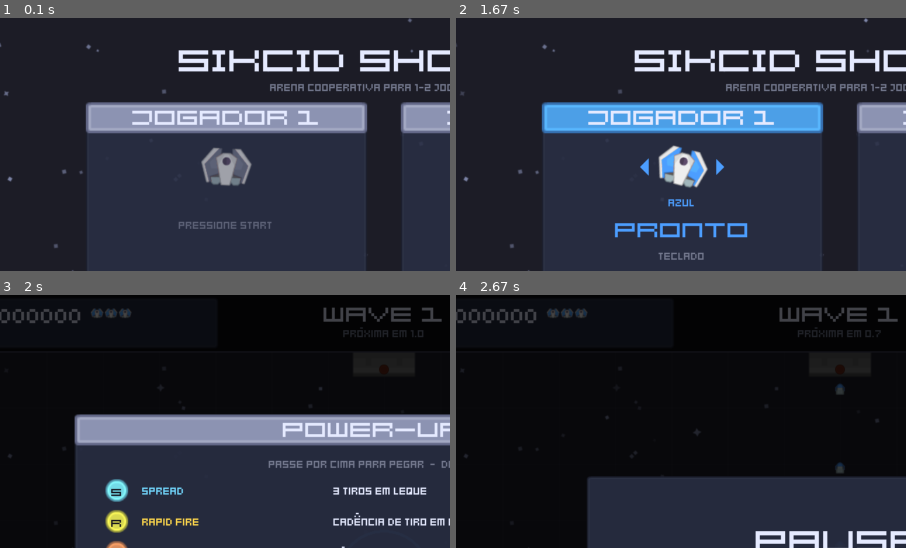
Above: before the commit, frames 1-4 (two rows, left to right).
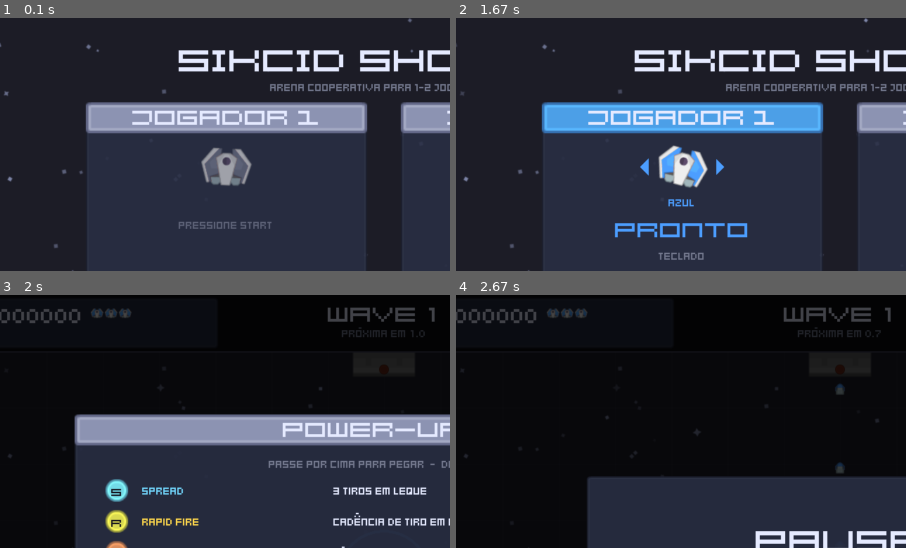
Above: after the commit, the same moments.

Repository: refeals/sikcid-shooting
Game: LÖVE game, started from main.lua
Same seed, same stepped clock (60 frames per second), same inputs: the game is played once before the commit and once after it.
Inputs:
- Up to frame 1 (0.1 s): no input
- Up to frame 2 (1.67 s): hold Right 0.33-0.8 s; tap Enter at 1.33 s
- Up to frame 3 (2 s): tap Keypad Enter at 1.67 s
- Up to frame 4 (2.67 s): tap Enter at 2 s; tap Keypad Enter at 2.33 s
The pictures show only the part of the screen within x 7-57%, y 0-50%; the shares and areas given below are measured in that part.

Frames 1-2 are identical in both runs. In frame 3, 0.7% of the frame differs, in the area x 71-99%, y 5-17%; in frame 4, 0.6%.

Commit message:
fix: readable zeros in wave and enemy counters

Diff:
--- a/src/config.lua
+++ b/src/config.lua
@@ -211,10 +211,13 @@
     big   = { file = "assets/art/Fonts/Kenney Rocket Square.ttf", size = 24 },
     body  = { file = "assets/art/Fonts/Kenney Mini Square.ttf", size = 8 },
     large = { file = "assets/art/Fonts/Kenney Mini Square.ttf", size = 16 },
-    -- Scores and records. Kenney Mini (not the Square cut): its chamfered "0"
-    -- reads as a zero, where the Square fonts draw a plain box. It is not
-    -- monospaced, so it is drawn with UI.digits (fixed cell per character).
-    digits = { file = "assets/art/Fonts/Kenney Mini.ttf", size = 16 },
+    -- Numbers. Kenney Mini (not the Square cut): its chamfered "0" reads as a
+    -- zero, where the Square fonts draw a plain box. It is not monospaced, so
+    -- it is drawn with UI.digits (fixed cell per digit). One size per text
+    -- size it sits next to: body 8, title 16, big 24 (see UI.textNumber).
+    digitsSmall = { file = "assets/art/Fonts/Kenney Mini.ttf", size = 8 },
+    digits      = { file = "assets/art/Fonts/Kenney Mini.ttf", size = 16 },
+    digitsBig   = { file = "assets/art/Fonts/Kenney Mini.ttf", size = 24 },
   },
 
   -- Palette-swap shader (src/shaders.lua): which texels count as "Kenney red"
--- a/src/hud.lua
+++ b/src/hud.lua
@@ -91,9 +91,13 @@
   -- Center: wave and enemies left.
   local cx = PANEL_W + 6
   local cw = W - 2 * cx
-  UI.text("title", info and info.title or "ARENA", cx, 3, C.text, cw, "center")
-  if info and info.subtitle then
-    UI.text("body", info.subtitle, cx, 22, C.textDim, cw, "center")
+  -- Label in the text font, number in the digits font (the Square fonts draw
+  -- "0" as a box).
+  if info then
+    UI.textNumber("title", "digits", info.titleLabel, info.titleNum, nil, cx, 3, C.text, cw, "center")
+    UI.textNumber("body", "digitsSmall", info.subLabel, info.subNum, nil, cx, 22, C.textDim, cw, "center")
+  else
+    UI.text("title", "ARENA", cx, 3, C.text, cw, "center")
   end
 
   UI.exitBar(W * 0.5, Config.HUD_H - 7, 80)
--- a/src/states/game.lua
+++ b/src/states/game.lua
@@ -239,7 +239,24 @@
 
 -- ---------------------------------------------------------------------------
 local showHitboxes = false
-local hudInfo = { title = "", subtitle = "" }   -- reaproveitado todo frame
+-- HUD center text, reused every frame: a label plus its number (the number is
+-- drawn in the digits font, see UI.textNumber).
+local hudInfo = { titleLabel = "WAVE ", titleNum = "", subLabel = "", subNum = "" }
+
+-- Number strings drawn every frame, re-formatted only when the value changes
+-- (no new string per frame). One slot per on-screen number.
+local numCache = {
+  wave = { v = nil, s = "" }, enemies = { v = nil, s = "" },
+  rest = { v = nil, s = "" }, bonus = { v = nil, s = "" },
+}
+local function numStr(slot, value, fmt)
+  local c = numCache[slot]
+  if c.v ~= value then
+    c.v = value
+    c.s = string.format(fmt, value)
+  end
+  return c.s
+end
 
 function Game:enter(devices, count)
   world.playerCount = count or 1
@@ -444,21 +461,31 @@
 
   for i = 1, world.playerCount do world.players[i]:draw() end
 
+  local waveNum = numStr("wave", math.max(1, Spawner.wave), "%d")
+  -- Breather countdown, keyed by tenths of a second so its string changes
+  -- 10x/s, not every frame. Shared by the HUD and the wave cleared notice.
+  local restNum = numStr("rest", math.floor(math.max(0, Spawner.timer) * 10 + 0.5) / 10, "%.1f")
+
   -- "WAVE N" banner when a wave starts, rising and fading out.
   if Spawner.banner > 0 then
     local t = Spawner.banner / Config.WAVE.bannerTime
-    UI.text("big", string.format("WAVE %d", Spawner.wave),
+    UI.textNumber("big", "digitsBig", "WAVE ", waveNum, nil,
       arena.cx - 160, arena.cy - 70 - (1 - t) * 10,
       { C.text[1], C.text[2], C.text[3], math.min(1, t * 2) }, 320, "center")
   end
 
   -- Wave cleared notice during the breather.
   if Spawner.isResting() and Spawner.wave >= 1 then
-    UI.text("title", string.format("WAVE %d COMPLETA", Spawner.wave),
+    UI.textNumber("title", "digits", "WAVE ", waveNum, " COMPLETA",
       arena.cx - 160, arena.cy - 58, C.textWarn, 320, "center")
-    UI.text("body", string.format("BÔNUS %d   -   PRÓXIMA EM %.1f",
-      Spawner.wave * Config.WAVE.clearBonus, math.max(0, Spawner.timer)),
-      arena.cx - 160, arena.cy - 36, C.textDim, 320, "center")
+    -- Two numbers on one centered line: measured first, then drawn in two
+    -- label+number blocks.
+    local bonusNum = numStr("bonus", Spawner.wave * Config.WAVE.clearBonus, "%d")
+    local w1 = UI.textNumberWidth("body", "digitsSmall", "BÔNUS ", bonusNum, "   -   ")
+    local w2 = UI.textNumberWidth("body", "digitsSmall", "PRÓXIMA EM ", restNum)
+    local lx = arena.cx - (w1 + w2) * 0.5
+    UI.textNumber("body", "digitsSmall", "BÔNUS ", bonusNum, "   -   ", lx, arena.cy - 36, C.textDim)
+    UI.textNumber("body", "digitsSmall", "PRÓXIMA EM ", restNum, nil, lx + w1, arena.cy - 36, C.textDim)
   end
 
   -- Respawn countdown.
@@ -483,10 +510,14 @@
     for i = 1, world.playerCount do world.players[i]:drawDebug() end
   end
 
-  hudInfo.title = string.format("WAVE %d", math.max(1, Spawner.wave))
-  hudInfo.subtitle = Spawner.isResting()
-    and string.format("PRÓXIMA EM %.1f", math.max(0, Spawner.timer))
-    or string.format("INIMIGOS %d", Spawner.remaining(world))
+  hudInfo.titleNum = waveNum
+  if Spawner.isResting() then
+    hudInfo.subLabel = "PRÓXIMA EM "
+    hudInfo.subNum = restNum
+  else
+    hudInfo.subLabel = "INIMIGOS "
+    hudInfo.subNum = numStr("enemies", Spawner.remaining(world), "%d")
+  end
   Hud.draw(world.players, world.playerCount, hudInfo)
 
   if Config.DEBUG then
--- a/src/states/gameover.lua
+++ b/src/states/gameover.lua
@@ -69,8 +69,13 @@
   Starfield.draw()
 
   UI.text("big", "FIM DE JOGO", 0, 22, C.doorWarn, W, "center")
-  UI.text("body", string.format("WAVE ALCANÇADA: %d   -   WAVES COMPLETAS: %d",
-    s.wave, s.wavesCleared), 0, 54, C.textDim, W, "center")
+  -- Two numbers on one centered line, in the digits font (box "0" otherwise).
+  local reached, cleared = tostring(s.wave), tostring(s.wavesCleared)
+  local w1 = UI.textNumberWidth("body", "digitsSmall", "WAVE ALCANÇADA: ", reached, "   -   ")
+  local w2 = UI.textNumberWidth("body", "digitsSmall", "WAVES COMPLETAS: ", cleared)
+  local lx = (W - w1 - w2) * 0.5
+  UI.textNumber("body", "digitsSmall", "WAVE ALCANÇADA: ", reached, "   -   ", lx, 54, C.textDim)
+  UI.textNumber("body", "digitsSmall", "WAVES COMPLETAS: ", cleared, nil, lx + w1, 54, C.textDim)
 
   if s.playerCount >= 2 then
     drawPlayerColumn(s, 1, W * 0.5 - 212, 74, 200)
--- a/src/ui.lua
+++ b/src/ui.lua
@@ -215,30 +215,69 @@
   love.graphics.setFont(Assets.font("body"))
 end
 
+-- Cell of one character in UI.digits: digits share a fixed cell (the widest
+-- digit), anything else ("." in "3.0") keeps its natural width.
+local function charCell(font, cell, b)
+  if b >= 48 and b <= 57 then return cell end
+  return font:getWidth(CHARS[b] or CHARS[63])
+end
+
 -- Width UI.digits would take for `str` in a font role.
 function UI.digitsWidth(fontRole, str)
-  return digitCell[fontRole] * #str
-end
-
--- Numbers in a proportional font without jitter: every character is centered
--- in a fixed cell (the widest digit), so a score never shifts as it changes.
+  local font, cell = Assets.font(fontRole), digitCell[fontRole]
+  local total = 0
+  for i = 1, #str do total = total + charCell(font, cell, str:byte(i)) end
+  return total
+end
+
+-- Numbers in a proportional font without jitter: every digit is centered in
+-- a fixed cell (the widest digit), so a score never shifts as it changes.
 -- Same alignment rules as UI.text; returns the drawn width.
 function UI.digits(fontRole, str, x, y, color, w, align)
   local font = Assets.font(fontRole)
   local cell = digitCell[fontRole]
-  local n = #str
-  local total = cell * n
-  if w then
+  if w and align ~= "left" and align then
+    local total = UI.digitsWidth(fontRole, str)
     if align == "center" then x = x + (w - total) * 0.5
     elseif align == "right" then x = x + w - total end
   end
   love.graphics.setFont(font)
   love.graphics.setColor(color or Config.COLORS.text)
-  for i = 1, n do
-    local ch = CHARS[str:byte(i)] or CHARS[63]   -- "?" for anything unprintable
-    love.graphics.print(ch, math.floor(x + (i - 1) * cell + (cell - font:getWidth(ch)) * 0.5), math.floor(y))
+  local cx = x
+  for i = 1, #str do
+    local b = str:byte(i)
+    local ch = CHARS[b] or CHARS[63]   -- "?" for anything unprintable
+    local cw = charCell(font, cell, b)
+    love.graphics.print(ch, math.floor(cx + (cw - font:getWidth(ch)) * 0.5), math.floor(y))
+    cx = cx + cw
   end
   love.graphics.setFont(Assets.font("body"))
+  return cx - x
+end
+
+-- Text with a number inside: `label` and `suffix` in `fontRole`, `num` (a
+-- string) in `digitRole` through UI.digits, all on the same baseline and
+-- aligned as one block (same rules as UI.text). Keeps the Square fonts' box
+-- "0" out of numbers in titles and banners. `suffix` may be nil. Returns the
+-- block width (UI.textNumberWidth measures it without drawing).
+function UI.textNumberWidth(fontRole, digitRole, label, num, suffix)
+  local font = Assets.font(fontRole)
+  return font:getWidth(label) + UI.digitsWidth(digitRole, num) + (suffix and font:getWidth(suffix) or 0)
+end
+
+function UI.textNumber(fontRole, digitRole, label, num, suffix, x, y, color, w, align)
+  local font = Assets.font(fontRole)
+  local lw = font:getWidth(label)
+  local nw = UI.digitsWidth(digitRole, num)
+  local total = lw + nw + (suffix and font:getWidth(suffix) or 0)
+  if w and align and align ~= "left" then
+    if align == "center" then x = x + (w - total) * 0.5
+    elseif align == "right" then x = x + w - total end
+  end
+  x = math.floor(x)
+  UI.text(fontRole, label, x, y, color)
+  UI.digits(digitRole, num, x + lw, y + font:getAscent() - Assets.font(digitRole):getAscent(), color)
+  if suffix then UI.text(fontRole, suffix, x + lw + nw, y, color) end
   return total
 end
 
